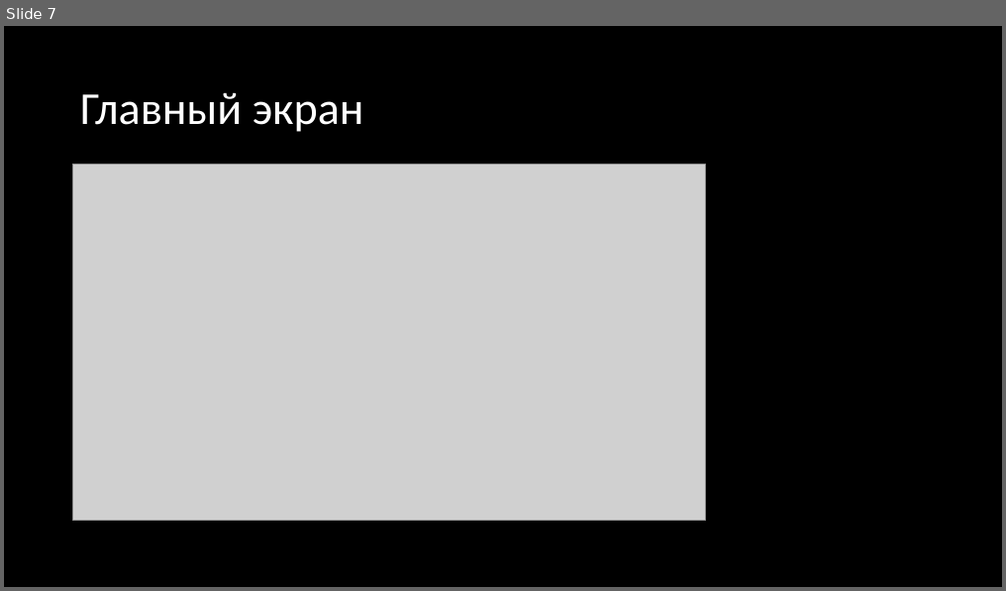
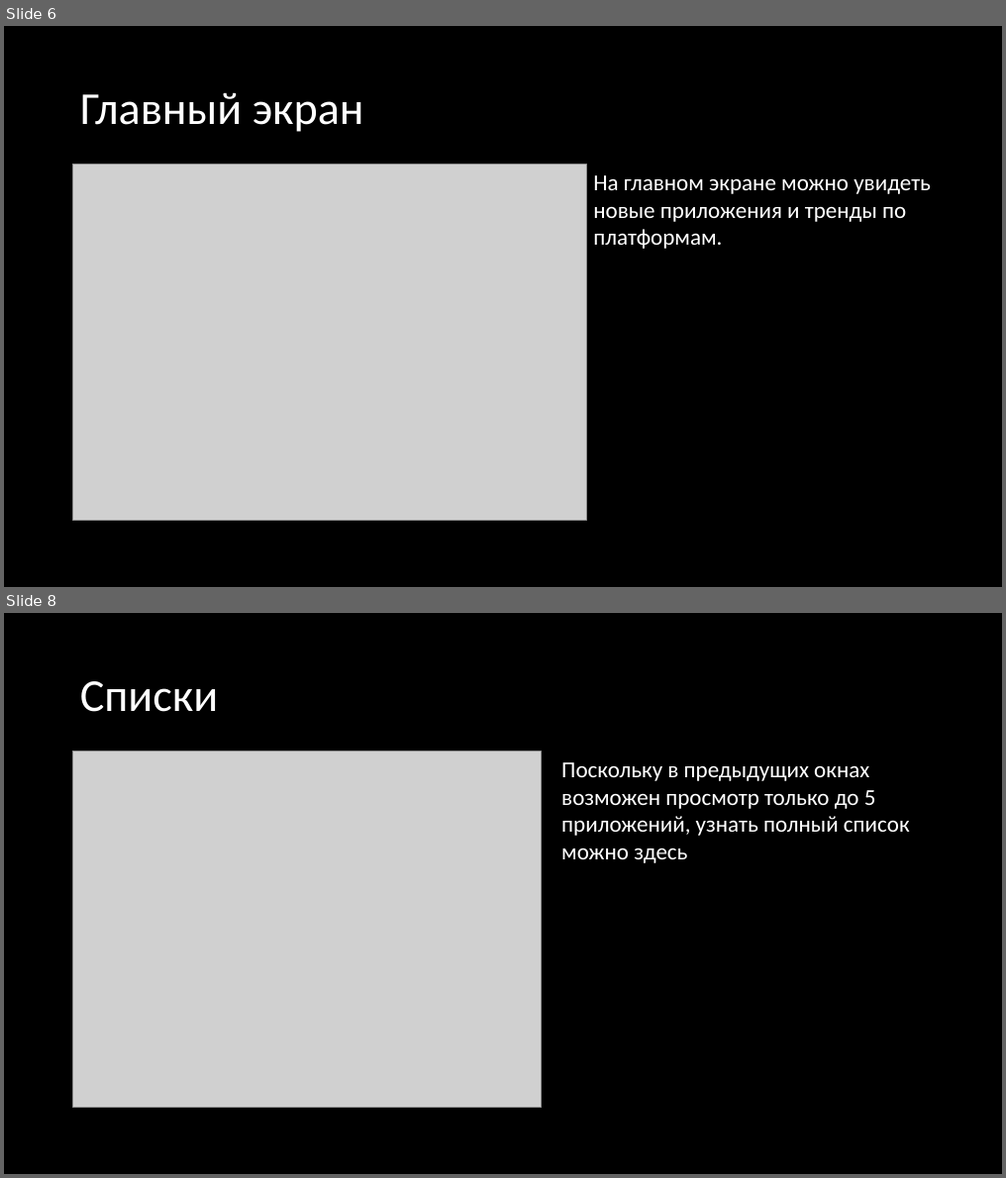
Before and after one commit to ultrasaks/bShop_web, a slide deck: проект.pptx. Shown one above the other, each under a label of ours: slide 7 before the commit, slides 6 and 8 after it; the slides between them are not shown. The pictures are 1006x591 and 1006x1178 pixels, drawn with LibreOffice and Linux fonts; fonts in the diff are those of the drawing; grey boxes stand for pictures. Boxes give left, top, right and bottom in pixels: in the first picture for what was removed or moved away, otherwise in the second. Text is boxed around its words. In the diff, an @@ line names an element or a change of style, - is before the commit and + after.

```diff
--- a/проект.pptx
+++ b/проект.pptx
@@ slide 8 added at <box>4,613,1002,1174</box>, background #000000 @@
@@ title added at <box>80,681,218,712</box>, 44 pt, text #FFFFFF @@
+Списки
@@ picture added at <box>73,752,542,1108</box> @@
@@ text added at <box>561,762,910,863</box>, 22 pt, text #FFFFFF @@
+Поскольку в предыдущих окнах возможен просмотр только до 5 приложений, узнать полный список можно здесь
@@ what was slide 7 is now slide 6 @@
@@ slide 6 changed as well @@
@@ picture: place and size @@
-picture at <box>73,165,706,521</box>
+picture at <box>73,165,586,521</box>
@@ text added at <box>593,175,931,249</box>, 22 pt, text #FFFFFF @@
+На главном экране можно увидеть новые приложения и тренды по платформам.
```
Also in this commit, not shown: 5 other slides changed, 11 other slides added, 5 slides removed.
